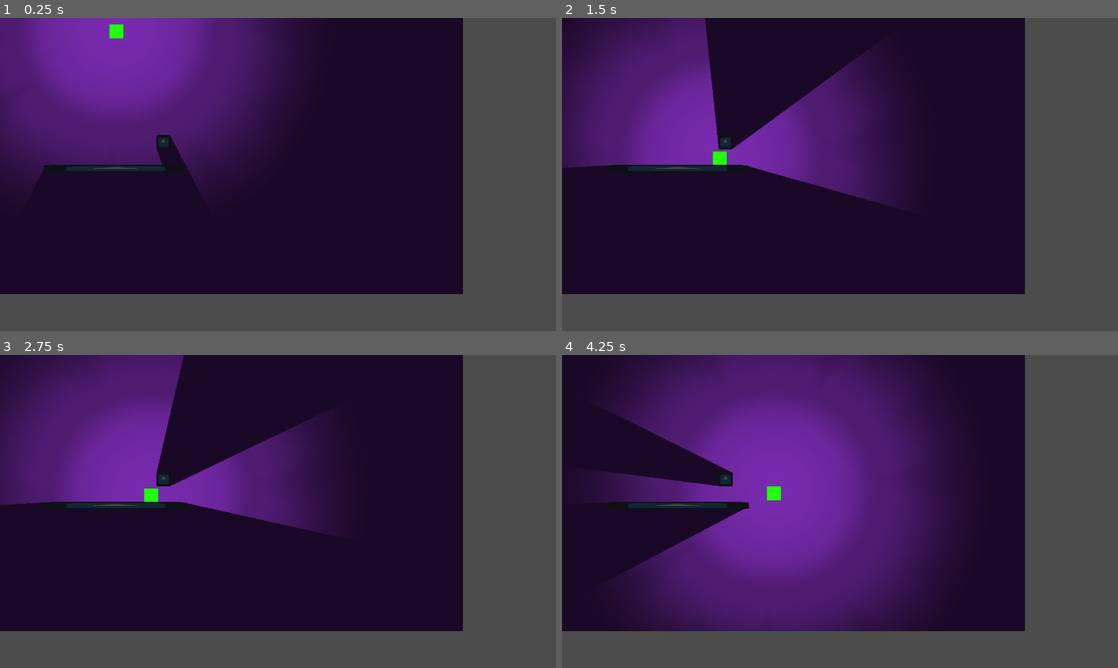
Above: before the commit, frames 1-4 (two rows, left to right).
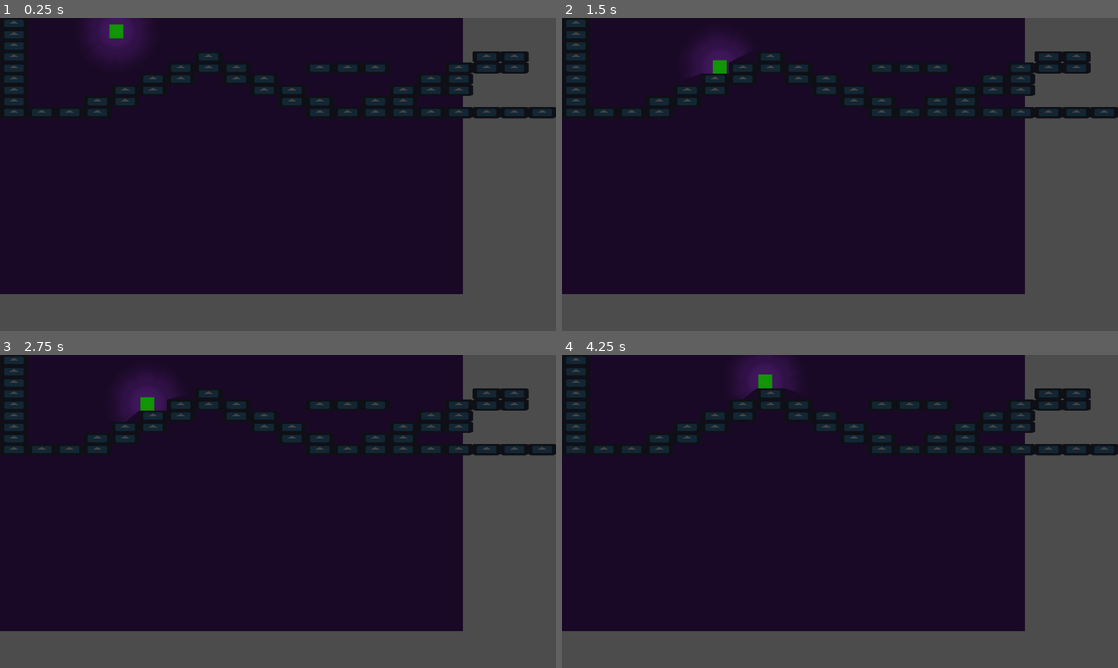
Above: after the commit, the same moments.

Repository: santyarellano/Shattered
Game: Godot game, scene res://Niveles/Level_with_lights.tscn
The game is run twice, just before and just after one commit, with the same random seed, the same clock (stepped at 60 frames per second) and the same inputs. This scene is started directly instead of the project's main scene. The engine's default icon, where the game draws it, is replaced by a stand-in: a white triangle on a blue panel in a dark square.
Inputs:
- Up to frame 1 (0.25 s): no input
- Up to frame 2 (1.5 s): hold Right (ui_right) from 0.53 s (still down); tap Space (ui_select) at 0.77 s
- Up to frame 3 (2.75 s): tap Space (ui_select) at 1.52 s; release Right (ui_right) at 2.03 s; hold Left (ui_left) from 2.03 s (still down)
- Up to frame 4 (4.25 s): release Left (ui_left) at 2.78 s; hold Right (ui_right) from 2.78 s (still down); tap Space (ui_select) at 3.02, 3.77 s

The runs differ from the first frame. In frame 1, 27% of the frame differs, in the area x 0-100%, y 0-54%; in frame 2, 25%; in frame 3, 24%; in frame 4, 47%, in the area x 0-100%, y 0-89%.

Commit message:
l

Diff:
--- a/Niveles/Level_with_lights.tscn
+++ b/Niveles/Level_with_lights.tscn
@@ -2,12 +2,9 @@
 
 [ext_resource path="res://Img/background_test.png" type="Texture" id=1]
 [ext_resource path="res://Obj/Player/Player.tscn" type="PackedScene" id=2]
-[ext_resource path="res://Obj/bloque pisos/bloquepiso.tscn" type="PackedScene" id=3]
+[ext_resource path="res://Niveles/map1/map1.tscn" type="PackedScene" id=3]
 
 [node name="Level_with_lights" type="Node"]
-
-[node name="StaticBody2D2" parent="." instance=ExtResource( 3 )]
-position = Vector2( 375.584, 284.837 )
 
 [node name="Casters" type="Node2D" parent="."]
 
@@ -21,9 +18,9 @@
 [node name="Player" parent="." instance=ExtResource( 2 )]
 position = Vector2( 268.133, -9.03819 )
 
-[node name="StaticBody2D" parent="." instance=ExtResource( 3 )]
-position = Vector2( 257.083, 346.096 )
-scale = Vector2( 10, 0.5 )
-
 [node name="CanvasModulate" type="CanvasModulate" parent="."]
 color = Color( 0.27451, 0.27451, 0.27451, 1 )
+
+[node name="TileMap" parent="." instance=ExtResource( 3 )]
+scale = Vector2( 0.5, 0.2 )
+occluder_light_mask = 1
--- a/Niveles/Playground.tscn
+++ b/Niveles/Playground.tscn
@@ -4,8 +4,6 @@
 [ext_resource path="res://Obj/Player/Player.tscn" type="PackedScene" id=2]
 
 [node name="Playground" type="Node"]
-
-scale = Vector2( 30, 1 )
 
 [node name="StaticBody2D" parent="." instance=ExtResource( 1 )]
 position = Vector2( 858.357, 512.381 )
@@ -29,4 +27,5 @@
 
 [node name="Player" parent="." instance=ExtResource( 2 )]
 position = Vector2( 298.077, 204.898 )
+
 [node name="TileMap" parent="." instance=ExtResource( 1 )]
--- a/Niveles/map1/map1.tscn
+++ b/Niveles/map1/map1.tscn
@@ -38,5 +38,6 @@
 cell_size = Vector2( 128, 128 )
 cell_quadrant_size = 128
 cell_custom_transform = Transform2D( 32, 0, 0, 32, 0, 0 )
+occluder_light_mask = -2147483647
 format = 1
 tile_data = PoolIntArray( 0, 0, 0, 35, 0, 0, 65536, 0, 0, 65571, 0, 0, 131072, 0, 0, 131107, 0, 0, 196608, 0, 0, 196615 …(1184 unchanged characters)…
--- a/Obj/Player/Player.tscn
+++ b/Obj/Player/Player.tscn
@@ -18,6 +18,9 @@
 texture = ExtResource( 1 )
 
 [node name="Light2D" type="Light2D" parent="."]
+scale = Vector2( 0.2, 0.2 )
 texture = ExtResource( 3 )
 offset = Vector2( 20, 0 )
+energy = 0.8
+mode = 2
 shadow_enabled = true
Not shown, removed: .mono/metadata/ide_messaging_meta.txt
